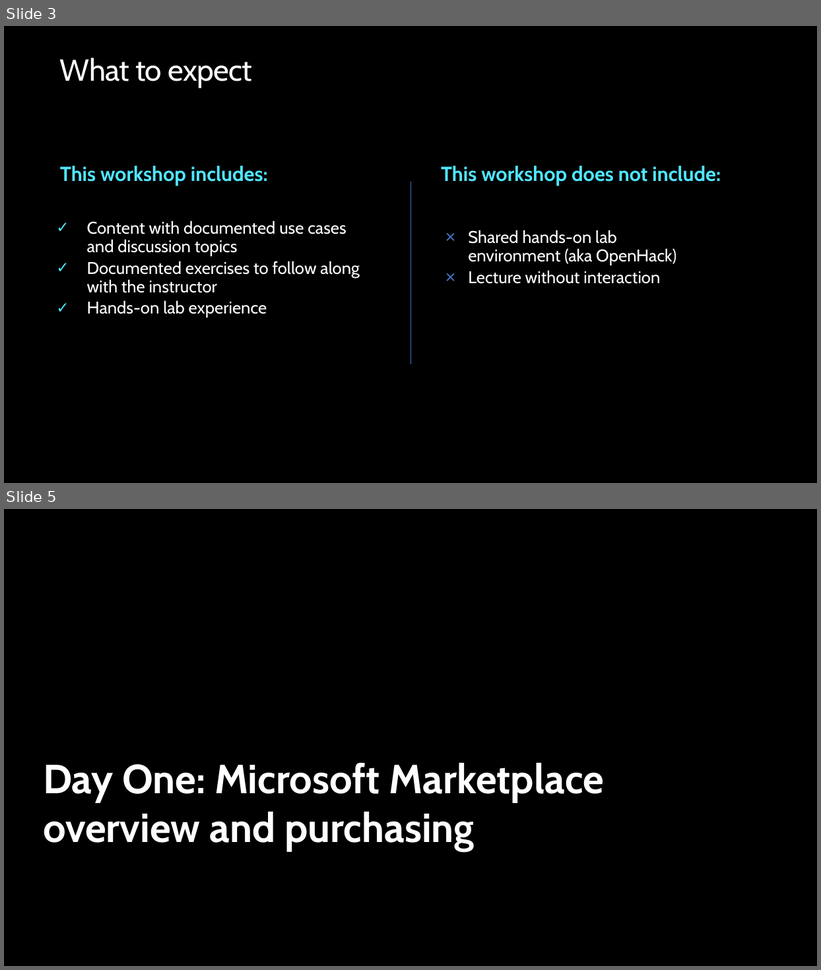
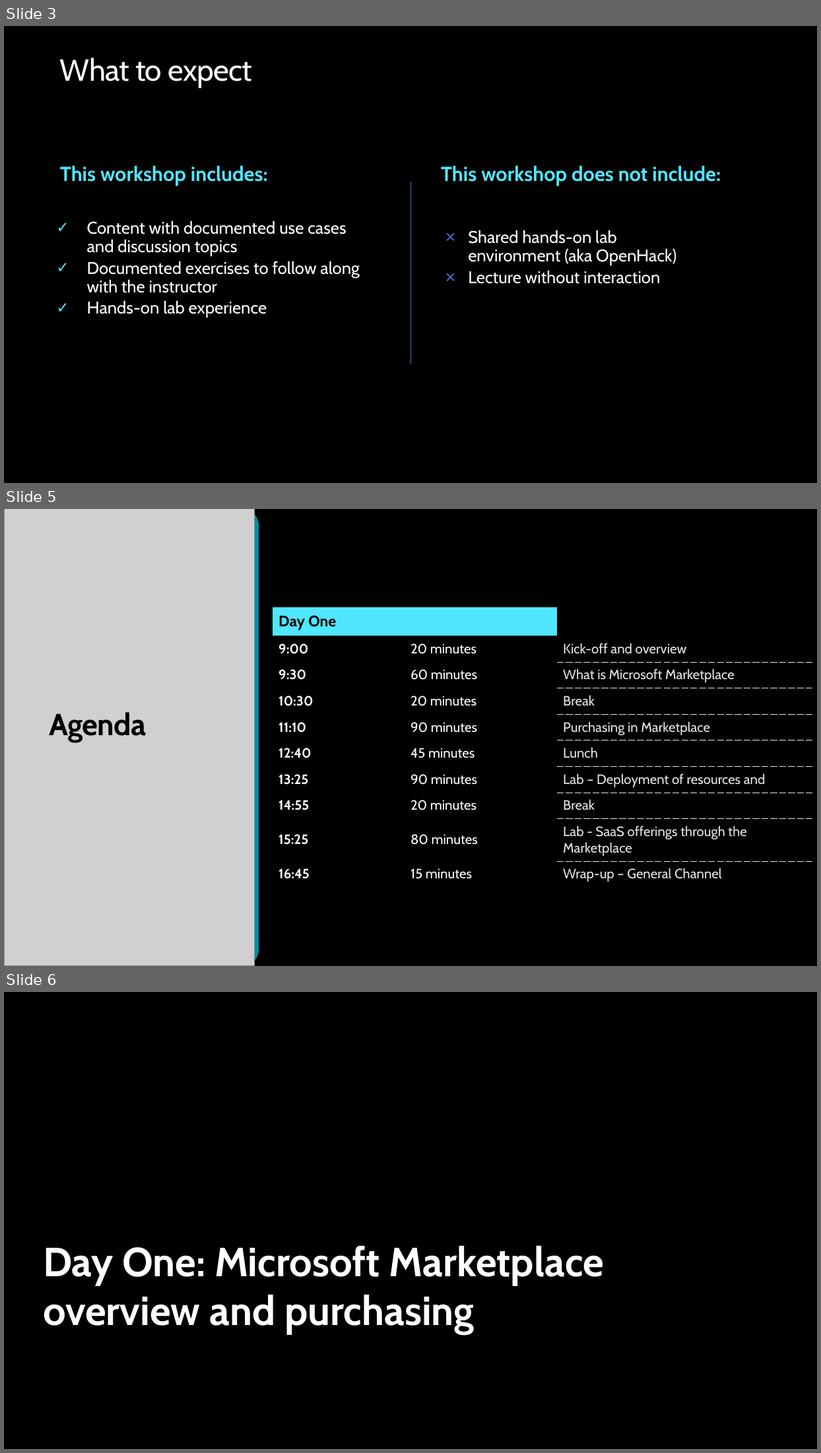
Before and after one commit to opsgility/marketplace, a slide deck: azure-marketplace-workshop/Day 1 - Skilling Deck for Microsoft Marketplace.pptx. Shown one above the other, each under a label of ours: slides 3 and 5 before the commit, slides 3, 5 and 6 after it; the slides between them are not shown. The pictures are 821x970 and 821x1453 pixels, drawn with LibreOffice and Linux fonts; fonts in the diff are those of the drawing; grey boxes stand for pictures; background and template pictures are left out. Boxes give left, top, right and bottom in pixels: in the first picture for what was removed or moved away, otherwise in the second. Text is boxed around its words. In the diff, an @@ line names an element or a change of style, - is before the commit and + after.

Commit message:
Updated time with breaks and added private offers
Added private offer content into Day 2

```diff
--- a/azure-marketplace-workshop/Day 1 - Skilling Deck for Microsoft Marketplace.pptx
+++ b/azure-marketplace-workshop/Day 1 - Skilling Deck for Microsoft Marketplace.pptx
@@ slide 5 added at [4,509,817,966], background #000000 @@
@@ picture added at [4,509,254,966] @@
@@ round same rect added at [9,509,259,966], fill #0090A8 @@
@@ round rect added at [539,529,817,966], fill #000000 @@
@@ table added at [273,607,812,886], 10 rows, 3 columns @@
+Day One |  | 
+9:00 | 20 minutes | Kick-off and overview
+9:30 | 60 minutes | What is Microsoft Marketplace
+10:30 | 20 minutes | Break
+11:10 | 90 minutes | Purchasing in Marketplace
+12:40 | 45 minutes | Lunch
+13:25 | 90 minutes | Lab – Deployment of resources and
+14:55 | 20 minutes | Break
+15:25 | 80 minutes | Lab - SaaS offerings through the Marketplace
+16:45 | 15 minutes | Wrap-up – General Channel
@@ text added at [50,712,147,743], 36 pt, text #000000, bold @@
+Agenda
@@ what was slide 5 is now slide 6 @@
```
Also in this commit, not shown: 2 slides changed, 1 other file.
